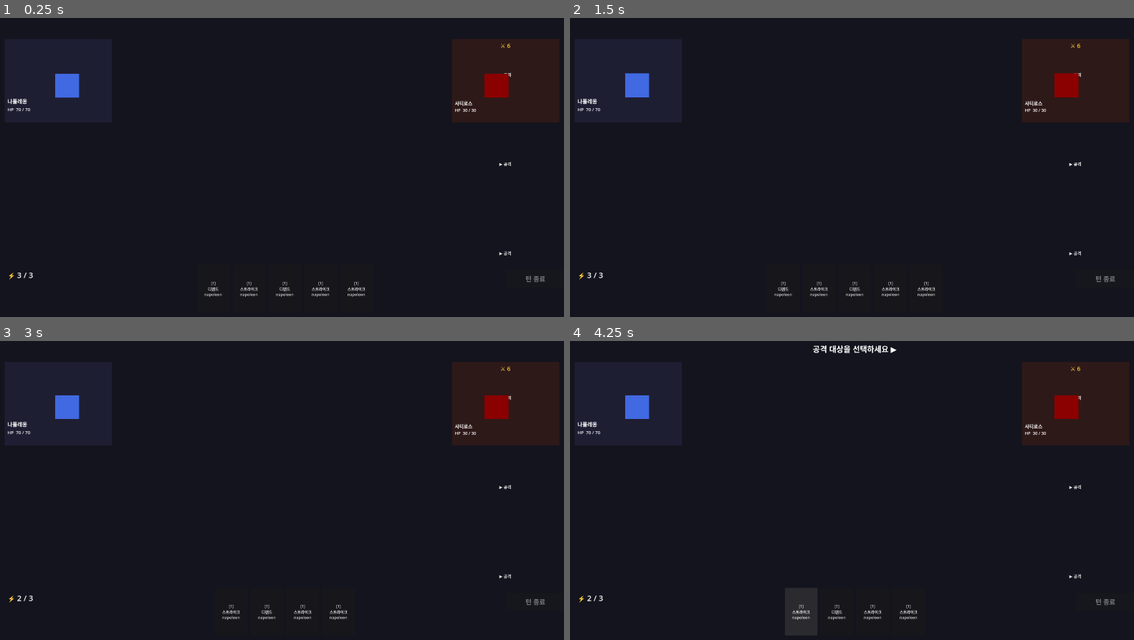
Above: before the commit, frames 1-4 (two rows, left to right).
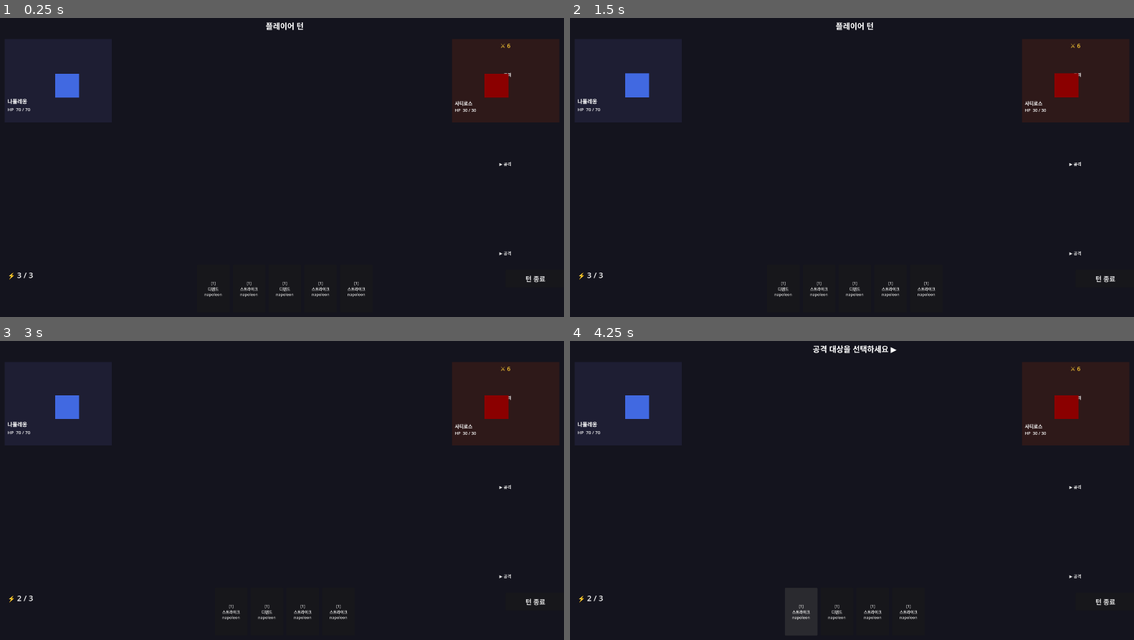
Above: after the commit, the same moments.

Repository: l980l/stsl
Game: Godot game, scene res://scenes/battle/battle_scene.tscn
Same seed, same stepped clock (60 frames per second), same inputs: the game is played once before the commit and once after it. The project has no main scene, so this scene is started directly.
Inputs:
- Up to frame 1 (0.25 s): no input
- Up to frame 2 (1.5 s): click "▶ 공격" at 0.5 s; click "▶ 공격" at 1.25 s
- Up to frame 3 (3 s): click "▶ 공격" at 2 s; click "[1] 디펜드 napoleon" at 2.75 s
- Up to frame 4 (4.25 s): click "[1] 스트라이크 napoleon" at 3.5 s

The runs differ from the first frame. In frame 1, 0.1% of the frame differs, in the area x 47-97%, y 1-89%; in frame 2, 0.1%; in frame 3, less than 0.1%; in frame 4, less than 0.1%.

Commit message:
feat: 턴 흐름 + 승/패 + 메인 씬 등록 (Plan 03 Task 5)
Co-Authored-By: Claude Sonnet 4.6 <noreply@anthropic.com>

Diff:
--- a/project.godot
+++ b/project.godot
@@ -13,6 +13,14 @@
 config/name="STSL"
 config/features=PackedStringArray("4.6", "Mobile")
 config/icon="res://icon.svg"
+config/run/main_scene="res://scenes/battle/battle_scene.tscn"
+
+[autoload]
+
+GameManager="*res://autoload/game_manager.gd"
+TeamManager="*res://autoload/team_manager.gd"
+DeckManager="*res://autoload/deck_manager.gd"
+BattleManager="*res://autoload/battle_manager.gd"
 
 [display]
 
@@ -28,10 +36,3 @@
 
 rendering_device/driver.windows="d3d12"
 renderer/rendering_method="mobile"
-
-[autoload]
-
-GameManager="*res://autoload/game_manager.gd"
-TeamManager="*res://autoload/team_manager.gd"
-DeckManager="*res://autoload/deck_manager.gd"
-BattleManager="*res://autoload/battle_manager.gd"
--- a/scenes/battle/battle_scene.gd
+++ b/scenes/battle/battle_scene.gd
@@ -392,13 +392,37 @@
 	_message_label.text = ""
 
 func _on_end_turn_pressed() -> void:
-	pass
+	_selected_card = null
+	_message_label.text = ""
+	_end_turn_btn.disabled = true
+	BattleManager.end_player_turn()
+	# 적 턴 완료 후 적 클릭 버튼 재활성
+	for i in range(_enemy_nodes.size()):
+		if _enemy_nodes[i]["panel"].visible and BattleManager.is_enemy_alive(i):
+			_enemy_nodes[i]["btn"].disabled = false
 
 func _on_player_turn_started() -> void:
-	pass
+	_end_turn_btn.disabled = false
+	_message_label.text = "플레이어 턴"
+	_energy_label.text = "⚡ %d / %d" % [DeckManager.current_energy, DeckManager.MAX_ENERGY]
+	# 영웅 블록 UI 갱신 (start_player_turn이 블록 초기화했으므로)
+	for entry in _hero_nodes:
+		var hid: String = entry["hero_id"]
+		if hid != "":
+			_update_hero_ui(hid)
+	# 적 의도 갱신
+	for i in range(_enemy_nodes.size()):
+		if _enemy_nodes[i]["panel"].visible:
+			_update_enemy_ui(i)
 
 func _on_enemy_turn_started() -> void:
-	pass
+	_end_turn_btn.disabled = true
+	_selected_card = null
+	_message_label.text = "적 턴..."
+	# 적 클릭 버튼 비활성
+	for entry in _enemy_nodes:
+		if entry["panel"].visible and not entry["btn"].disabled:
+			entry["btn"].disabled = true
 
 func _on_energy_changed(new_energy: int) -> void:
 	_energy_label.text = "⚡ %d / %d" % [new_energy, DeckManager.MAX_ENERGY]
@@ -453,7 +477,13 @@
 			ap.play("death")
 
 func _on_battle_won() -> void:
-	pass
+	_message_label.text = "🏆 승리!"
+	_end_turn_btn.disabled = true
+	_selected_card = null
+	for entry in _enemy_nodes:
+		entry["btn"].disabled = true
 
 func _on_battle_lost() -> void:
-	pass
+	_message_label.text = "💀 패배..."
+	_end_turn_btn.disabled = true
+	_selected_card = null
